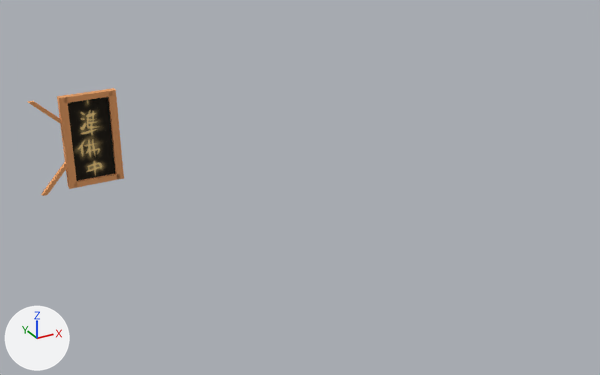
An edit to the FBX model Assets/Fbxs/sign1.fbx, drawn before and after from the same camera.
One viewpoint serves both versions: a 50 mm lens placed at (-6.28, -19.28, 14.15), pointed at (1.9, -4.4, 6.71). The lights are fixed; the arrows at lower left show +X, +Y and +Z.

The older version as bpy lines, for what is in view:
```python
me_cube_011 = bpy.data.meshes.new('Cube.011')
me_cube_011.from_pydata(...)  # 52 vertices, 39 faces; spans x -1.0..1.0, y -1.0..33.4, z -2.4..1.2
# faces by material slot: [38, 1]
me_cube_011.materials.append(mat_roadthingies)  # orange #e79e64
me_cube_011.materials.append(mat_sign2)  # picture img_sign2_jpg
ob_cube_006 = bpy.data.objects.new('Cube.006', me_cube_011)
ob_cube_006.location = (-1.09, 1.64, 7.63)
ob_cube_006.rotation_euler = (-1.571, 0.0, -1.571)  # degrees (-90, 0, -90)
ob_cube_006.scale = (0.0941, 0.0751, 0.62)
```
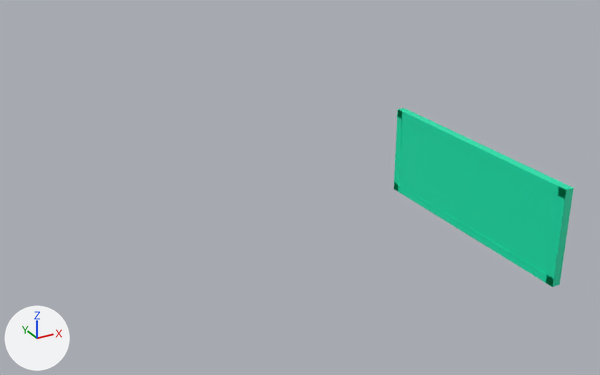
Changed parts and their boxes [x1, y1, x2, y2] in the pictures (600 x 375 px):
'Cube.006', reshaped, moved, rescaled, turned: before [27, 88, 124, 196]; after [394, 108, 574, 287]
part 1 of me_cube_011, added: after [394, 108, 402, 191]
part 2 of me_cube_011, added (green): after [546, 187, 574, 287]
part 3 of me_cube_011, added (green): after [398, 108, 573, 198]
part 4 of me_cube_011, added (green): after [394, 184, 553, 286]
part 5 of me_cube_011, deleted: before [27, 101, 67, 196]
part 6 of me_cube_011, deleted: before [75, 173, 120, 187]
part 7 of me_cube_011, deleted (brown): before [107, 88, 124, 180]
part 8 of me_cube_011, deleted (brown): before [57, 95, 77, 189]
part 9 of me_cube_011, deleted: before [68, 97, 116, 181]
part 10 of me_cube_011, recoloured: before [65, 89, 108, 97]; after [399, 119, 558, 274]
part 11 of me_cube_011, recoloured: before [65, 91, 112, 103]

Diff of the bpy script that builds the scene:
```diff
--- a/Assets/Fbxs/sign1.fbx.py
+++ b/Assets/Fbxs/sign1.fbx.py
@@ img_sign_jpg @@
+img_sign_jpg = load_image('sign.jpg', '../Textures/sign.jpg', 1000, 400, 'sRGB')
@@ mat_sign @@
+mat_sign = principled_material('sign')
+mat_sign.texture = img_sign_jpg
+mat_sign.roughness = 1.0
@@ mat_turq_for_road @@
+mat_turq_for_road = principled_material('turq for road')
+mat_turq_for_road.base_color = (0.0014, 0.8, 0.426)  # cyan #05e7af
@@ me_cube_011 @@
 # used by ob_cube_006; location = (-1.09, 1.64, 7.63); rotation_euler = (-1.571, 0.0, -1.571), in degrees (-90, 0, -90); scale = (0.0941, 0.0751, 0.62)
-me_cube_011.from_pydata(...)  # 52 vertices, 39 faces; spans x -1.0..1.0, y -1.0..33.4, z -2.4..1.2
-me_cube_011.materials.append(mat_sign2)  # picture img_sign2_jpg
+me_cube_011.from_pydata(...)  # 40 vertices, 30 faces; spans x -1.3..4.5, y -1.0..1.1, z -1.1..1.1
+# me_cube_011 part 1: a new loose piece, a box spanning x -1.277..4.463, y 0.99..1.062, z -1.121..1.102, in mat_turq_for_road (cyan #05e7af)
+# me_cube_011 part 2: a new loose piece, a box spanning x -1.277..4.463, y -1.035..-0.963, z -1.121..1.102, in mat_turq_for_road (cyan #05e7af)
+# me_cube_011 part 3: a new loose piece, a box spanning x -1.28..4.46, y -1.03..1.06, z 0.9..1.1, in mat_turq_for_road (cyan #05e7af)
+# me_cube_011 part 4: a new loose piece, a box spanning x -1.28..4.46, y -1.03..1.06, z -1.12..-0.92, in mat_turq_for_road (cyan #05e7af)
+# me_cube_011 part 5: the loose piece of 16 vertices spanning x -0.7..0.8, y -0.9..33.4, z -2.4..-1.0 is deleted
+# me_cube_011 part 6: the loose piece of 8 vertices spanning x -1.0..1.0, y 30.6..32.6, z -1.0..1.0 is deleted
+# me_cube_011 part 7: the loose piece of 8 vertices spanning x -1.0..1.0, y -1.0..32.6, z 0.9..1.2 is deleted
+# me_cube_011 part 8: the loose piece of 8 vertices spanning x -1.0..1.0, y -1.0..32.6, z -1.2..-0.9 is deleted
+# me_cube_011 part 9: the loose piece of 4 vertices spanning x 0.0, y 0.9..30.7, z -0.9..0.9 is deleted
+# me_cube_011 part 10: 5 faces spanning x -1.0..1.0, y -1.0..1.0, z -1.0..1.0 switch from mat_roadthingies (orange #e79e64) to mat_turq_for_road (cyan #05e7af)
+# me_cube_011 part 11: 1 face spanning x 1.0, y -1.0..1.0, z -1.0..1.0 switches from mat_roadthingies (orange #e79e64) to mat_sign (picture img_sign_jpg)
+me_cube_011.materials.append(mat_sign)  # picture img_sign_jpg
@@ ob_cube_006 @@
 ob_cube_006 = bpy.data.objects.new('Cube.006', me_cube_011)
-ob_cube_006.location = (-1.09, 1.64, 7.63)
-ob_cube_006.rotation_euler = (-1.571, 0.0, -1.571)  # degrees (-90, 0, -90)
-ob_cube_006.scale = (0.0941, 0.0751, 0.62)
+ob_cube_006.location = (4.49, -7.05, 7.15)
+ob_cube_006.scale = (0.0313, 2.49, 0.9)
```
